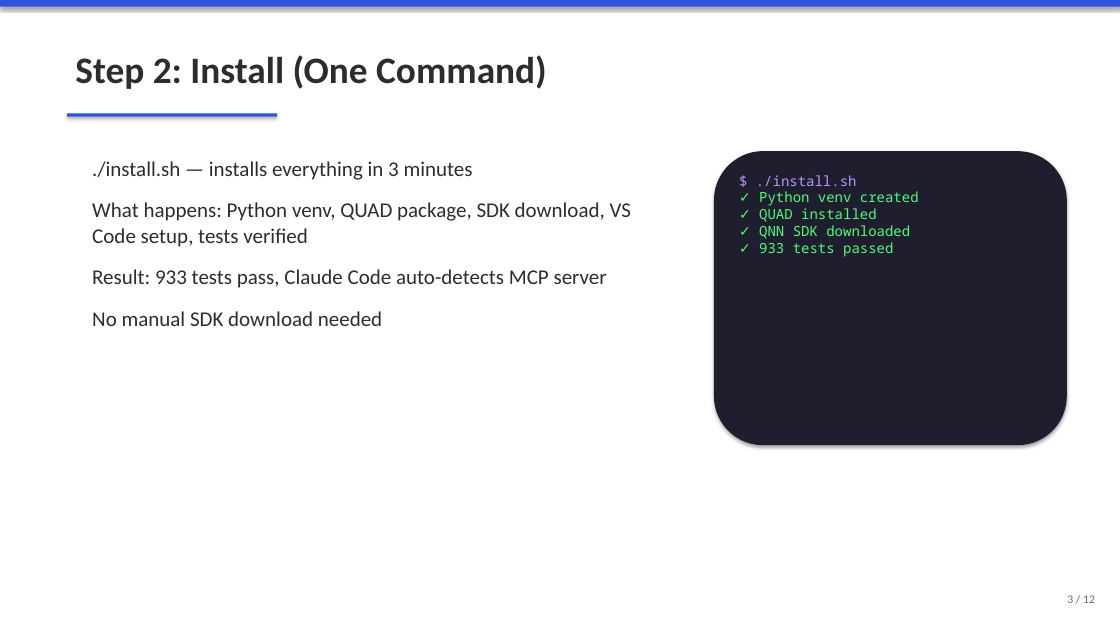
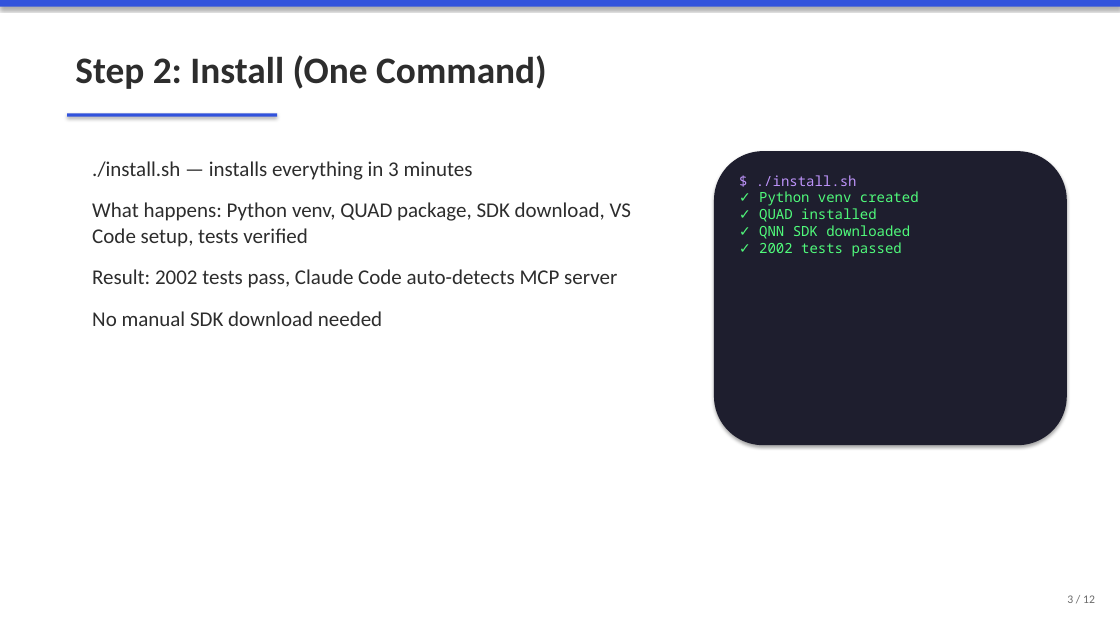
Before and after one commit to pkr465/QUAD, a slide deck: slide 3 of docs/QUAD_User_Journey.pptx. Drawn at 1120x630 pixels with LibreOffice and Linux fonts; fonts in the diff are those of the drawing. Boxes give left, top, right and bottom in pixels: in the first picture for what was removed or moved away, otherwise in the second. Text is boxed around its words. In the diff, an @@ line names an element or a change of style, - is before the commit and + after.

```diff
--- a/docs/QUAD_User_Journey.pptx
+++ b/docs/QUAD_User_Journey.pptx
@@ text at (92,269,617,288): text changed @@
-Result: 933 tests pass, Claude Code auto-detects MCP server
+Result: 2002 tests pass, Claude Code auto-detects MCP server
@@ text at (759,242,902,257): text changed @@
-✓ 933 tests passed
+✓ 2002 tests passed
```
Also in this commit, not shown: 4 other slides changed, 14 other files.
